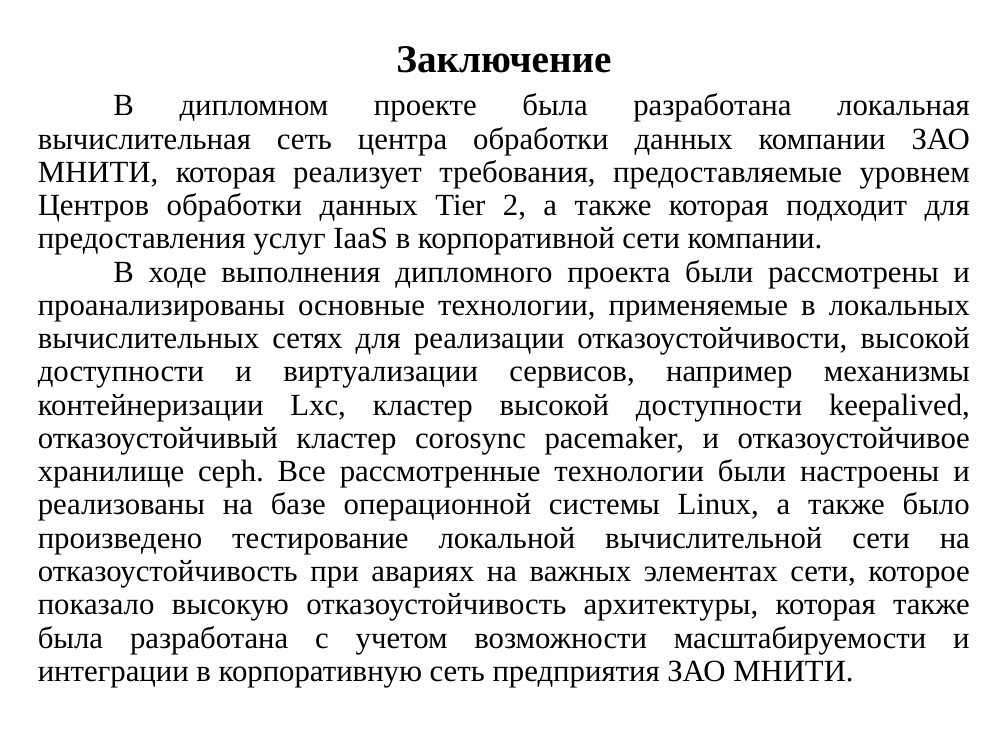
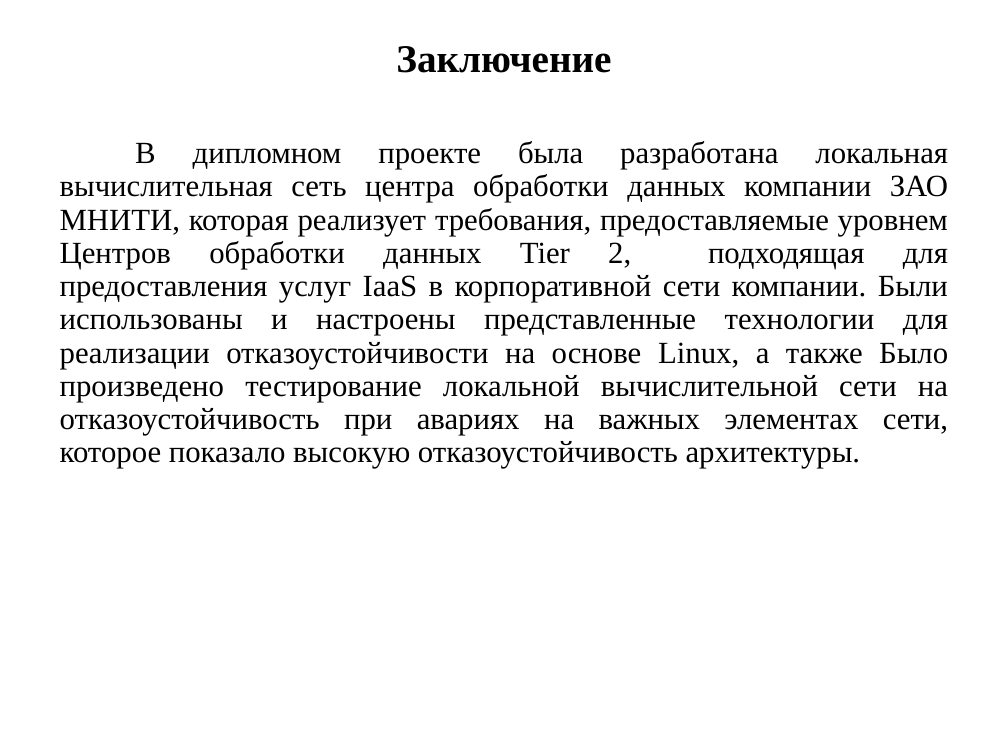
Before and after one commit to Ivashkka/diplom, a slide deck: slide 17 of Diplom_Rakov.pptx (slide 27 before the commit). Drawn at 1008x756 pixels with LibreOffice and Linux fonts; fonts in the diff are those of the drawing. Boxes give left, top, right and bottom in pixels: in the first picture for what was removed or moved away, otherwise in the second. Text is boxed around its words. In the diff, an @@ line names an element or a change of style, - is before the commit and + after.

```diff
--- a/Diplom_Rakov.pptx
+++ b/Diplom_Rakov.pptx
@@ text at box(60, 141, 948, 468): text changed @@
-В дипломном проекте была разработана локальная вычислительная сеть центра обработки данных компании ЗАО МНИТИ, которая реализует требования, предоставляемые уровнем Центров обработки данных Tier 2, а также которая подходит для предоставления услуг IaaS в корпоративной сети компании.
-В ходе выполнения дипломного проекта были рассмотрены и проанализированы основные технологии, применяемые в локальных вычислительных сетях для реализации отказоустойчивости, высокой доступности и виртуализации сервисов, например механизмы контейнеризации Lxc, кластер высокой доступности keepalived, отказоустойчивый кластер corosync pacemaker, и отказоустойчивое хранилище ceph. Все рассмотренные технологии были настроены и реализованы на базе операционной системы Linux, а также было произведено тестирование локальной вычислительной сети на отказоустойчивость при авариях на важных элементах сети, которое показало высокую отказоустойчивость архитектуры, которая также была разработана с учетом возможности масштабируемости и интеграции в корпоративную сеть предприятия ЗАО МНИТИ.
+В дипломном проекте была разработана локальная вычислительная сеть центра обработки данных компании ЗАО МНИТИ, которая реализует требования, предоставляемые уровнем Центров обработки данных Tier 2, подходящая для предоставления услуг IaaS в корпоративной сети компании. Были использованы и настроены представленные технологии для реализации отказоустойчивости на основе Linux, а также Было произведено тестирование локальной вычислительной сети на отказоустойчивость при авариях на важных элементах сети, которое показало высокую отказоустойчивость архитектуры.
```
Also in this commit, not shown: 6 other slides changed, 10 slides removed, 1 other file.
